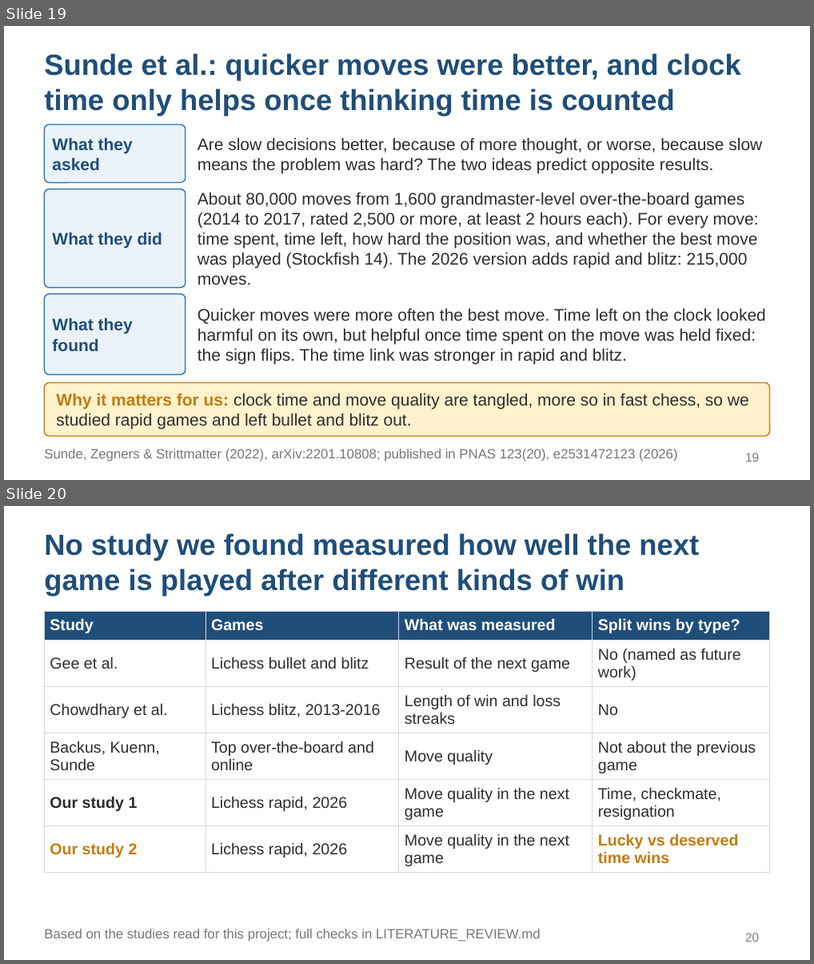
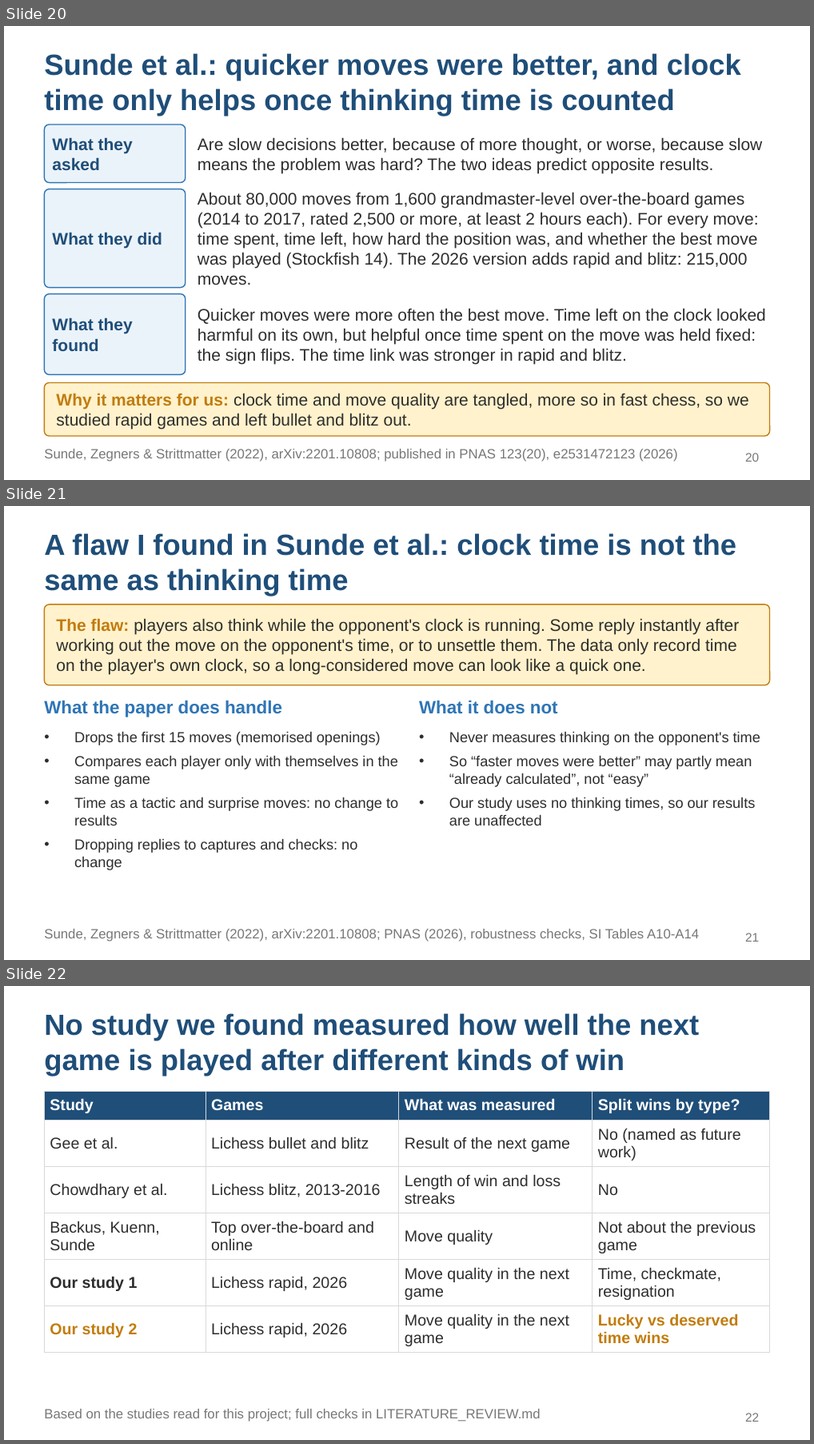
Before and after one commit to KaranaGulati/ContinuedLearningResearch, a slide deck: slides/study2-final.pptx. Shown one above the other, each under a label of ours: slides 19 and 20 before the commit, slides 20, 21 and 22 after it. The pictures are 814x964 and 814x1444 pixels, drawn with LibreOffice and Linux fonts; fonts in the diff are those of the drawing. Boxes give left, top, right and bottom in pixels: in the first picture for what was removed or moved away, otherwise in the second. Text is boxed around its words. In the diff, an @@ line names an element or a change of style, - is before the commit and + after.

```diff
--- a/slides/study2-final.pptx
+++ b/slides/study2-final.pptx
@@ slide 21 added at [4,506,810,960], background #FFFFFF @@
@@ title added at [44,533,738,596], 26 pt, text #1F4E79, bold @@
+A flaw I found in Sunde et al.: clock time is not the same as thinking time
@@ rounded rectangle added at [44,604,770,685], fill #FFF2CC, outline #C27C0E 1 pt @@
@@ text added at [56,618,739,675], 15 pt, text #2D2D2D @@
+The flaw: players also think while the opponent's clock is running. Some reply instantly after working out the move on the opponent's time, or to unsettle them. The data only record time on the player's own clock, so a long-considered move can look like a quick one.
@@ text added at [44,700,282,717], 16 pt, text #2E75B6, bold @@
+What the paper does handle
@@ text added at [419,700,558,714], 16 pt, text #2E75B6, bold @@
+What it does not
@@ text added at [74,731,398,870], 13 pt, text #2D2D2D @@
+• Drops the first 15 moves (memorised openings)
+• Compares each player only with themselves in the same game
+• Time as a tactic and surprise moves: no change to results
+• Dropping replies to captures and checks: no change
@@ text added at [450,731,761,825], 13 pt, text #2D2D2D @@
+• Never measures thinking on the opponent's time
+• So “faster moves were better” may partly mean “already calculated”, not “easy”
+• Our study uses no thinking times, so our results are unaffected
@@ text added at [44,928,699,941], 12 pt, text #777777 @@
+Sunde, Zegners & Strittmatter (2022), arXiv:2201.10808; PNAS (2026), robustness checks, SI Tables A10-A14
@@ page number added at [746,932,759,941], 11 pt, text #777777 @@
+21
@@ what was slide 19 is now slide 20 @@
@@ page number at [746,452,759,461]: text changed @@
-19
+20
@@ what was slide 20 is now slide 22 @@
@@ page number at [746,1412,759,1421]: text changed @@
-20
+22
```
Also in this commit, not shown: 2 slides changed, 1 other slide added, 1 other file.
